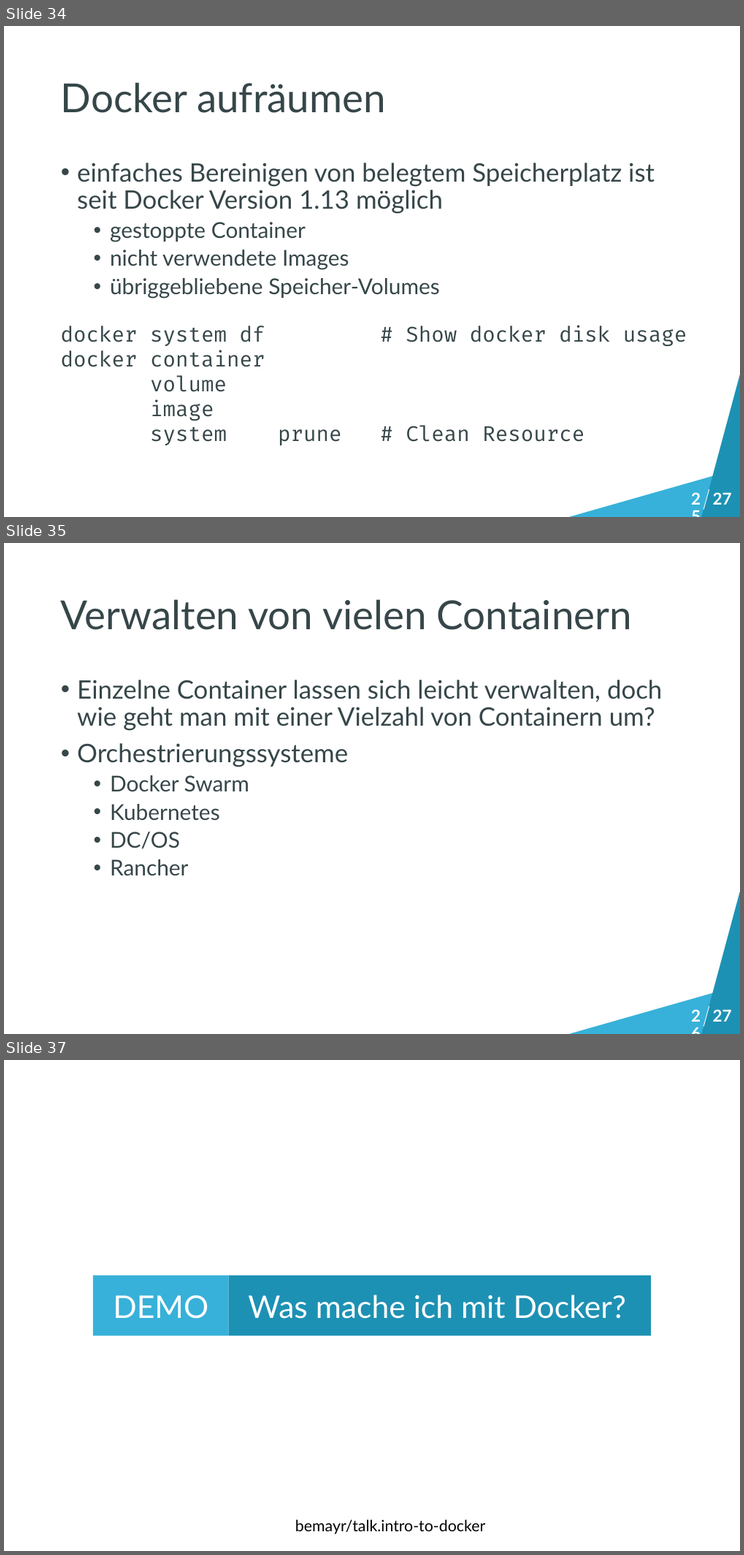
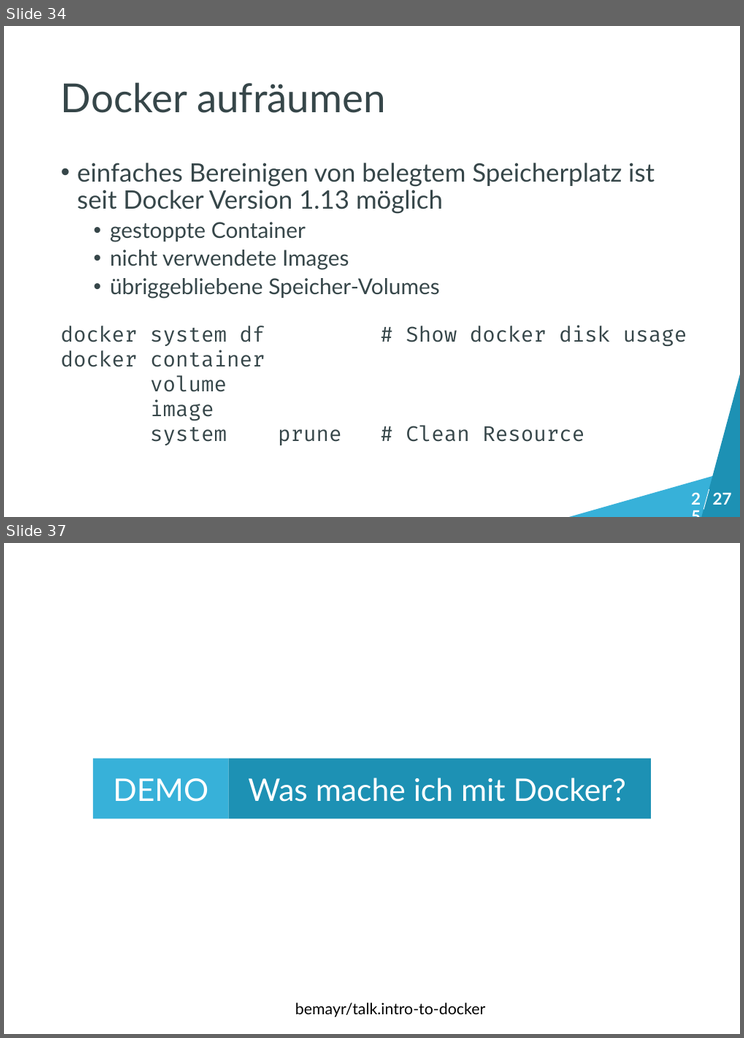
Before and after one commit to bemayr/talk.intro-to-docker, a slide deck: slides.pptx. Shown one above the other, each under a label of ours: slides 34, 35 and 37 before the commit, slides 34 and 37 after it; the slides between them are not shown. The pictures are 744x1555 and 744x1038 pixels, drawn with LibreOffice and Linux fonts; fonts in the diff are those of the drawing; background and template pictures are left out. Boxes give left, top, right and bottom in pixels: in the first picture for what was removed or moved away, otherwise in the second. Text is boxed around its words. In the diff, an @@ line names an element or a change of style, - is before the commit and + after.

```diff
--- a/slides.pptx
+++ b/slides.pptx
@@ slide 35 removed at (4, 543, 740, 1034), background #FFFFFF; not listed: 4 template elements that a slide beside it also shows @@
@@ title removed at (61, 599, 632, 630) @@
-Verwalten von vielen Containern
@@ text removed at (77, 680, 662, 875) @@
-• Einzelne Container lassen sich leicht verwalten, doch wie geht man mit einer Vielzahl von Containern um?
-• Orchestrierungssysteme
-  • Docker Swarm
-  • Kubernetes
-  • DC/OS
-  • Rancher
@@ text removed at (676, 1004, 707, 1028) @@
-26
```
Also in this commit, not shown: 23 slides changed, 1 slide added.
